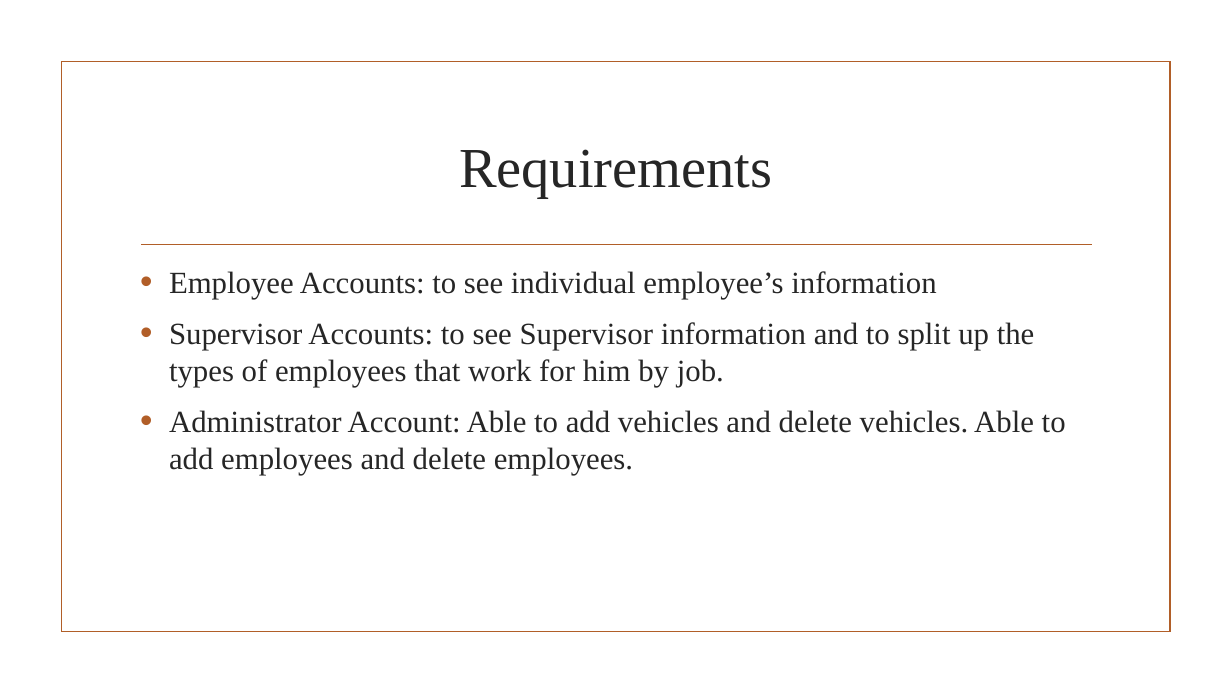
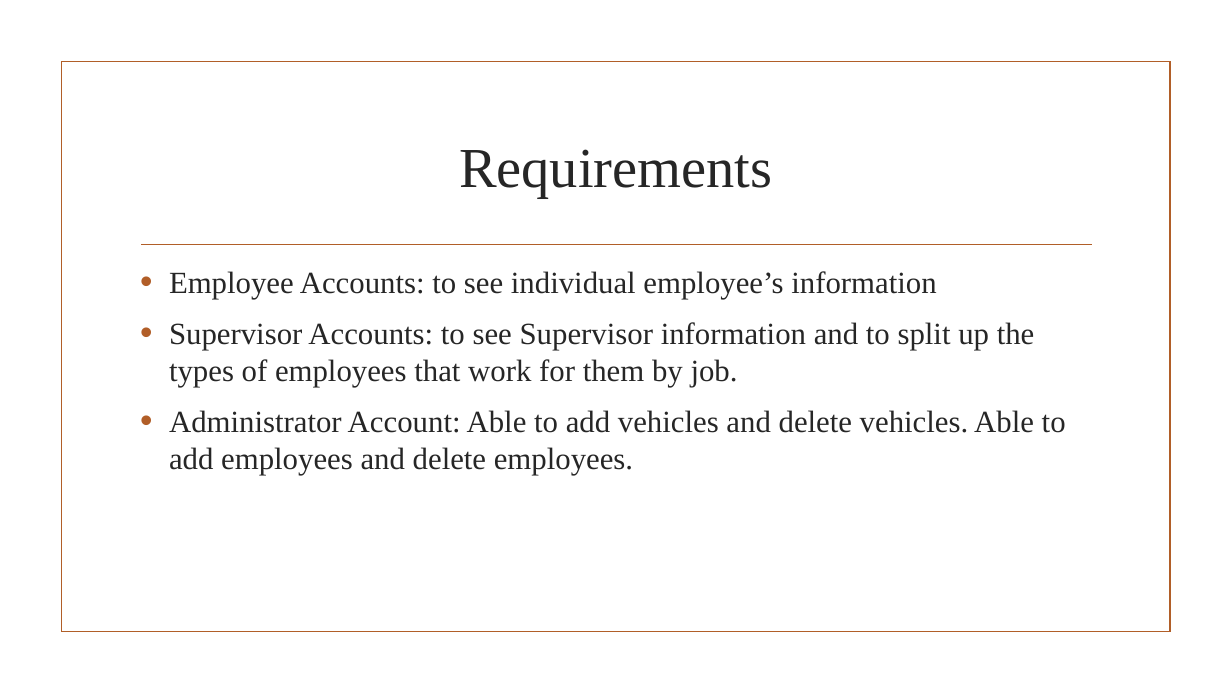
Before and after one commit to gelgen2/Database-Project, a slide deck: slide 2 of Bus Boys.pptx (slide 11 before the commit). Drawn at 1232x693 pixels with LibreOffice and Linux fonts; fonts in the diff are those of the drawing; background and template pictures are left out. Boxes give left, top, right and bottom in pixels: in the first picture for what was removed or moved away, otherwise in the second. Text is boxed around its words. In the diff, an @@ line names an element or a change of style, - is before the commit and + after.

Commit message:
Minor ppt changes

```diff
--- a/Bus Boys.pptx
+++ b/Bus Boys.pptx
@@ text at bbox=[169, 322, 1035, 387]: text changed @@
-• Supervisor Accounts: to see Supervisor information and to split up the types of employees that work for him by job.
+• Supervisor Accounts: to see Supervisor information and to split up the types of employees that work for them by job.
```
Also in this commit, not shown: 1 other slide changed.
